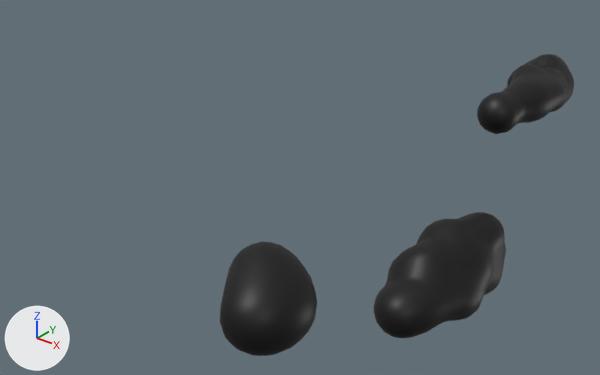
An edit to the Blender file DevelopmentVersions/NaturalObjects/Clouds/Clouds.blend, drawn before and after from the same camera.
Camera for both pictures: a camera (50 mm lens) standing at (40.2, -80.7, 54.7) and looking at (-24.4, -0.1, 4.7). The lights are fixed; the arrows at lower left show +X, +Y and +Z.

Script lines for the objects in view, before the commit:
```python
me_mesh = bpy.data.meshes.new('Mesh')
me_mesh.from_pydata(...)  # 6816 vertices, 8375 faces; spans x -12.6..3.9, y -34.9..44.4, z -7.5..17.8
me_mesh.polygons.foreach_set('use_smooth', [True] * 8375)
me_mesh.materials.append(mat_sketchcloud)
me_mesh.materials.append(mat_border)  # black #000000
ob_mball_001 = bpy.data.objects.new('Mball.001', me_mesh)
ob_mball_001.location = (0.0, 0.0, 0.0)
_m = ob_mball_001.modifiers.new('Subdivision', 'SUBSURF')
_m = ob_mball_001.modifiers.new('Decimate', 'DECIMATE')
_m.ratio = 0.01
_m = ob_mball_001.modifiers.new('Solidify', 'SOLIDIFY')
_m.thickness = 0.5
_m.material_offset = 1
_m.material_offset_rim = 1
_m.use_flip_normals = True
```
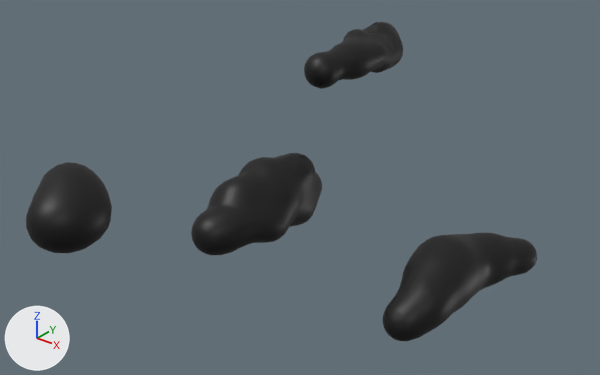
The change, as a diff of the scene's bpy script:
```diff
--- a/DevelopmentVersions/NaturalObjects/Clouds/Clouds.blend.py
+++ b/DevelopmentVersions/NaturalObjects/Clouds/Clouds.blend.py
@@ me_mesh_001 @@
+me_mesh_001.from_pydata(...)  # 1232 vertices, 1510 faces; spans x -2.6..3.04, y -6.11..5.88, z -2.03..2.41
+me_mesh_001.polygons.foreach_set('use_smooth', [True] * 1510)
+me_mesh_001.materials.append(mat_sketchcloud)
+me_mesh_001.materials.append(mat_border)  # black #000000
@@ ob_mball_001 @@
-ob_mball_001 = bpy.data.objects.new('Mball.001', me_mesh)
+ob_mball_001 = bpy.data.objects.new('Mball.001', me_mesh_001)
 ob_mball_001.location = (0.0, 0.0, 0.0)
+ob_mball_001.scale = (2.08, 2.08, 2.08)
 _m = ob_mball_001.modifiers.new('Subdivision', 'SUBSURF')
+_m.levels = 2
 _m = ob_mball_001.modifiers.new('Decimate', 'DECIMATE')
-_m.ratio = 0.01
+_m.ratio = 0.1
 _m = ob_mball_001.modifiers.new('Solidify', 'SOLIDIFY')
@@ ob_clouds @@
+ob_clouds = bpy.data.objects.new('Clouds', me_mesh)
+ob_clouds.location = (-31.0, 0.0, 0.0)
+_m = ob_clouds.modifiers.new('Subdivision', 'SUBSURF')
+_m = ob_clouds.modifiers.new('Decimate', 'DECIMATE')
+_m.ratio = 0.01
+_m = ob_clouds.modifiers.new('Solidify', 'SOLIDIFY')
+_m.thickness = 0.5
+_m.material_offset = 1
+_m.material_offset_rim = 1
+_m.use_flip_normals = True
```

What differs and where, as boxes (x1, y1, x2, y2) in the pictures (600 x 375 px):
'Mball.001', reshaped, rescaled, modifiers changed (56% narrower, 64% shorter): before (220, 54, 574, 356); after (383, 233, 537, 341)
'Clouds', added (black): after (26, 22, 403, 255)
